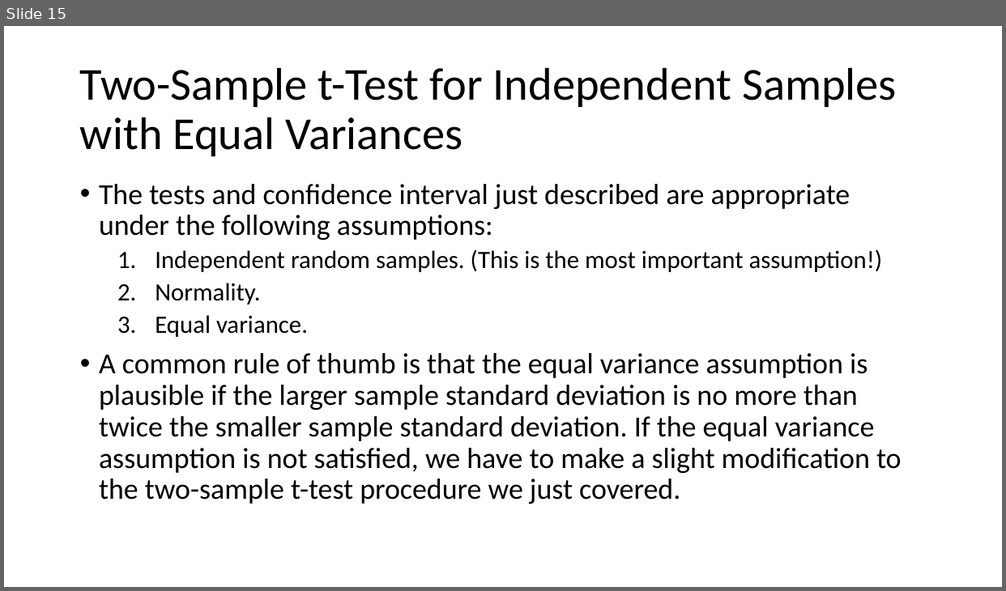
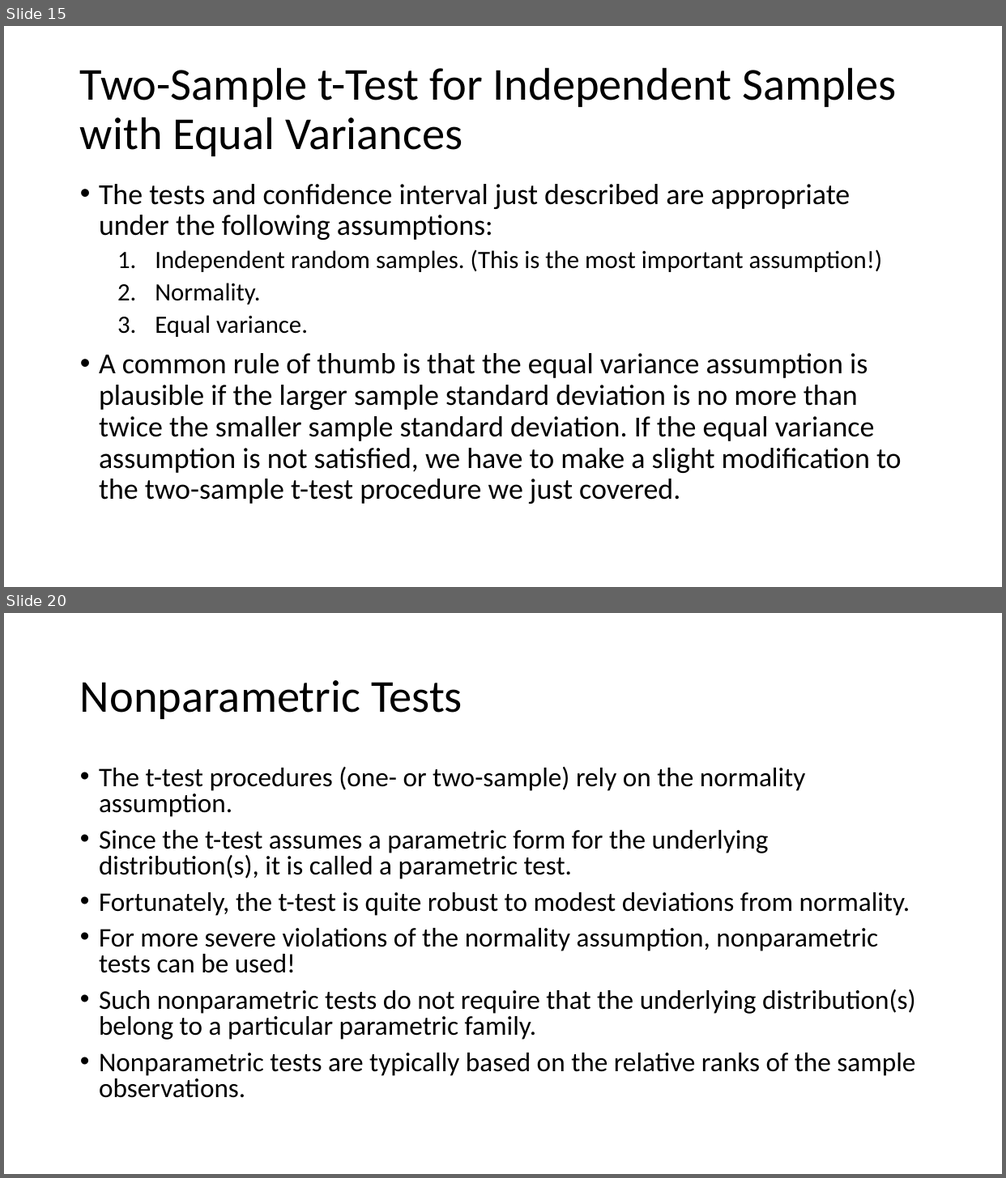
Before and after one commit to bgreenwell/STT6300, a slide deck: Slides/STT 6300 - Chapter 7.pptx. Shown one above the other, each under a label of ours: slide 15 before the commit, slides 15 and 20 after it; the slides between them are not shown. The pictures are 1006x591 and 1006x1178 pixels, drawn with LibreOffice and Linux fonts; fonts in the diff are those of the drawing. Boxes give left, top, right and bottom in pixels: in the first picture for what was removed or moved away, otherwise in the second. Text is boxed around its words. In the diff, an @@ line names an element or a change of style, - is before the commit and + after.

```diff
--- a/Slides/STT 6300 - Chapter 7.pptx
+++ b/Slides/STT 6300 - Chapter 7.pptx
@@ slide 20 added at box(4, 613, 1002, 1174), background #FFFFFF @@
@@ title added at box(80, 680, 462, 719), 44 pt, text #000000 @@
+Nonparametric Tests
@@ text added at box(99, 767, 916, 1098), 25.9 pt, text #000000 @@
+• The t-test procedures (one- or two-sample) rely on the normality assumption.
+• Since the t-test assumes a parametric form for the underlying distribution(s), it is called a parametric test.
+• Fortunately, the t-test is quite robust to modest deviations from normality.
+• For more severe violations of the normality assumption, nonparametric tests can be used!
+• Such nonparametric tests do not require that the underlying distribution(s) belong to a particular parametric family.
+• Nonparametric tests are typically based on the relative ranks of the sample observations.
```
Also in this commit, not shown: 2 slides changed, 9 other slides added, 1 other file.
